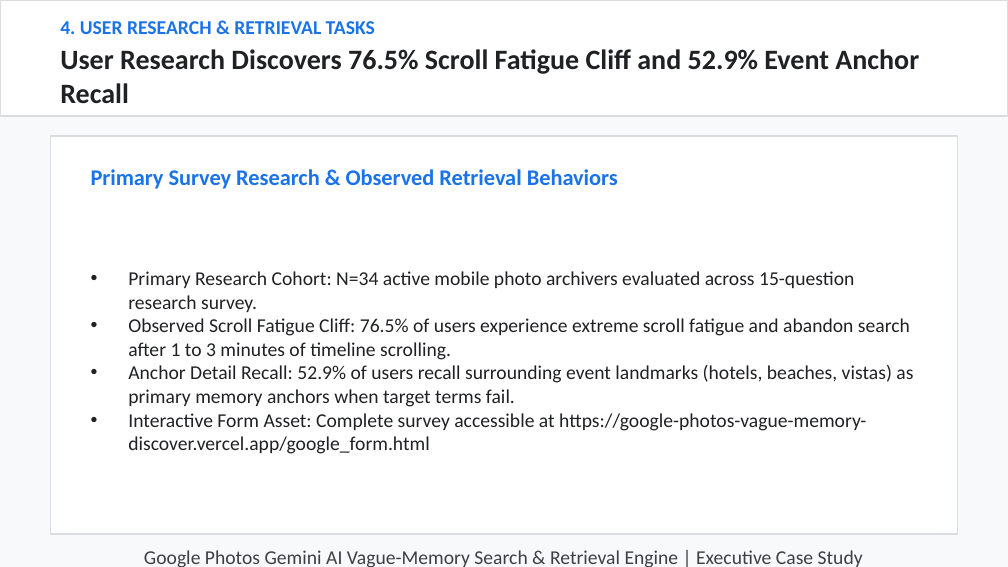
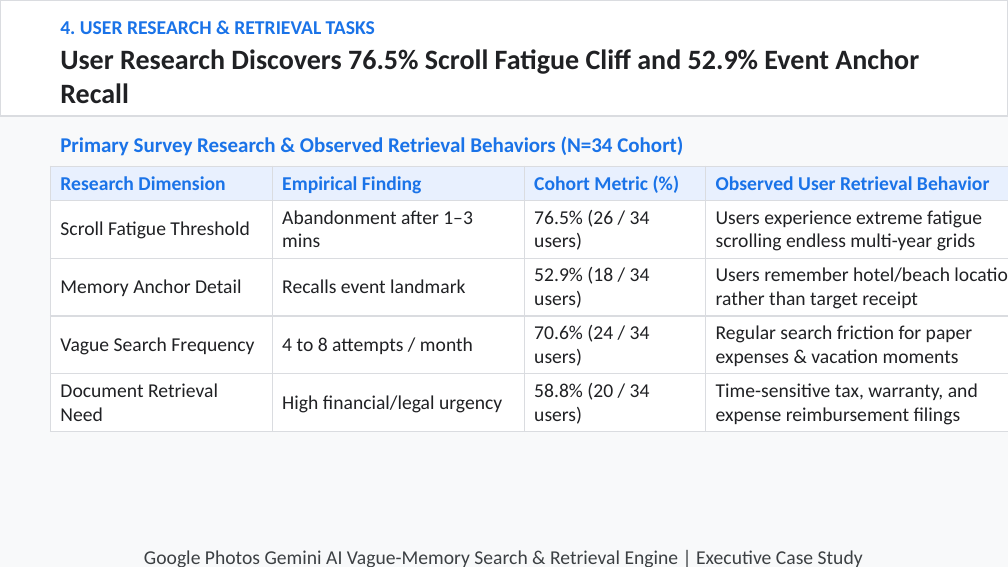
Before and after one commit to hatakekakashi05/google-photos-vague-memory-, a slide deck: slide 4 of output/NL_GooglePhotos.pptx. Drawn at 1008x567 pixels with LibreOffice and Linux fonts; fonts in the diff are those of the drawing. Boxes give left, top, right and bottom in pixels: in the first picture for what was removed or moved away, otherwise in the second. Text is boxed around its words. In the diff, an @@ line names an element or a change of style, - is before the commit and + after.

Commit message:
Generate heavy data-table driven 10-slide presentation deck NL_GooglePhotos.pptx

```diff
--- a/output/NL_GooglePhotos.pptx
+++ b/output/NL_GooglePhotos.pptx
@@ rectangle removed at (50,136,958,534) @@
@@ text at (60,136,683,156): text changed; size 16 to 15 pt @@
-Primary Survey Research & Observed Retrieval Behaviors
+Primary Survey Research & Observed Retrieval Behaviors (N=34 Cohort)
@@ table added at (50,166,1008,429), 5 rows, 4 columns @@
+Research Dimension | Empirical Finding | Cohort Metric (%) | Observed User Retrieval Behavior
+Scroll Fatigue Threshold | Abandonment after 1–3 mins | 76.5% (26 / 34 users) | Users experience extreme fatigue scrolling endless multi-year grids
+Memory Anchor Detail | Recalls event landmark | 52.9% (18 / 34 users) | Users remember hotel/beach location rather than target receipt
+Vague Search Frequency | 4 to 8 attempts / month | 70.6% (24 / 34 users) | Regular search friction for paper expenses & vacation moments
+Document Retrieval Need | High financial/legal urgency | 58.8% (20 / 34 users) | Time-sensitive tax, warranty, and expense reimbursement filings
@@ text removed at (128,271,913,454) @@
-• Primary Research Cohort: N=34 active mobile photo archivers evaluated across 15-question research survey.
-• Observed Scroll Fatigue Cliff: 76.5% of users experience extreme scroll fatigue and abandon search after 1 to 3 minutes of timeline scrolling.
-• Anchor Detail Recall: 52.9% of users recall surrounding event landmarks (hotels, beaches, vistas) as primary memory anchors when target terms fail.
-• Interactive Form Asset: Complete survey accessible at https://google-photos-vague-memory-discover.vercel.app/google_form.html
```
Also in this commit, not shown: 8 other slides changed, 1 slide added, 1 slide removed, 2 other files.
